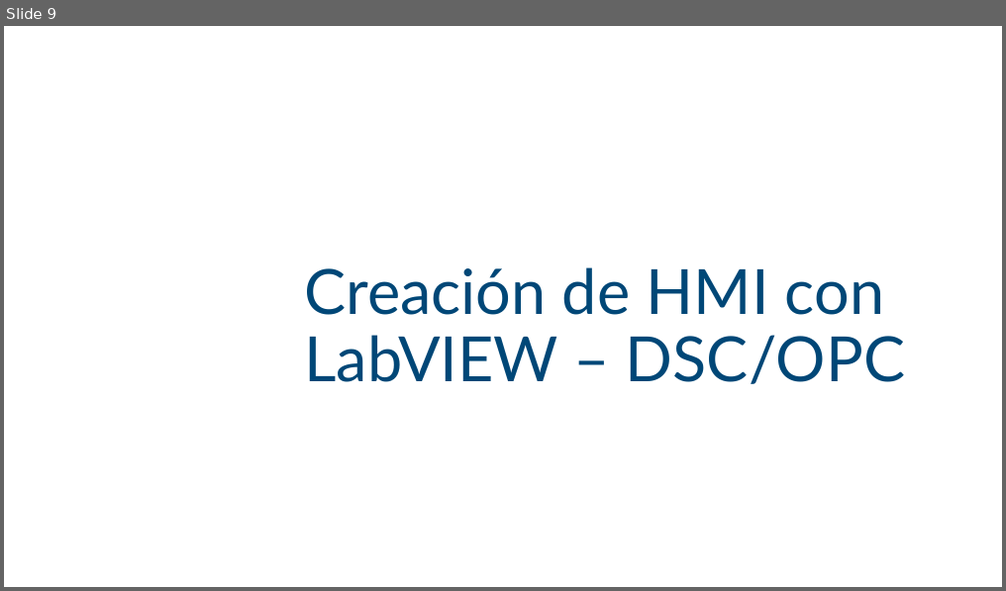
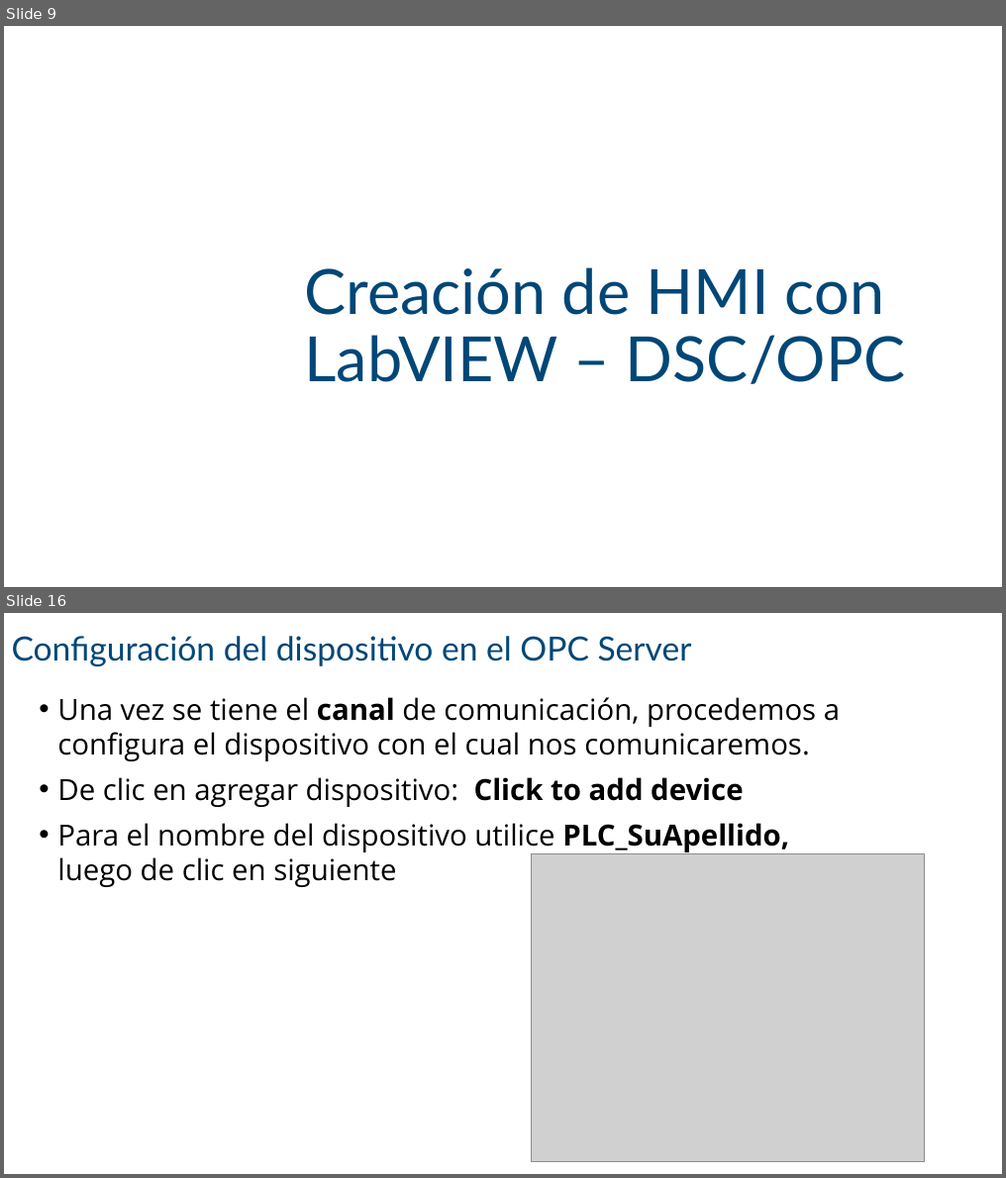
Before and after one commit to cjuarezramos/HMILabVIEW, a slide deck: Creación de HMI.pptx. Shown one above the other, each under a label of ours: slide 9 before the commit, slides 9 and 16 after it; the slides between them are not shown. The pictures are 1006x591 and 1006x1178 pixels, drawn with LibreOffice and Linux fonts; fonts in the diff are those of the drawing; grey boxes stand for pictures; background and template pictures are left out. Boxes give left, top, right and bottom in pixels: in the first picture for what was removed or moved away, otherwise in the second. Text is boxed around its words. In the diff, an @@ line names an element or a change of style, - is before the commit and + after.

```diff
--- a/Creación de HMI.pptx
+++ b/Creación de HMI.pptx
@@ slide 16 added at box(4, 613, 1002, 1174), background #FFFFFF @@
@@ title added at box(12, 636, 692, 666), 32 pt, text #004777 @@
+Configuración del dispositivo en el OPC Server
@@ text added at box(57, 697, 840, 887), 28 pt, text #000000 @@
+• Una vez se tiene el canal de comunicación, procedemos a configura el dispositivo con el cual nos comunicaremos.
+• De clic en agregar dispositivo: Click to add device
+• Para el nombre del dispositivo utilice PLC_SuApellido, luego de clic en siguiente
@@ picture added at box(531, 854, 924, 1161) @@
```
Also in this commit, not shown: 33 other slides added, 1 slide removed.
